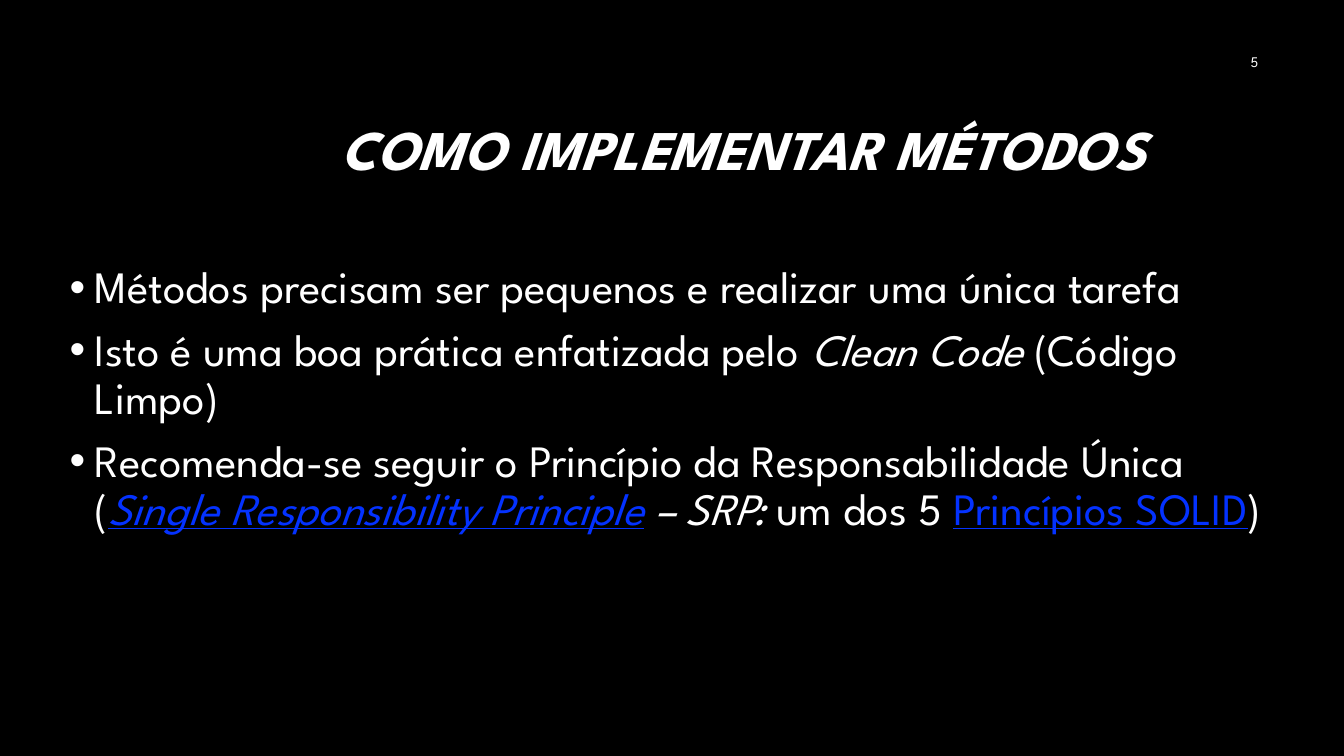
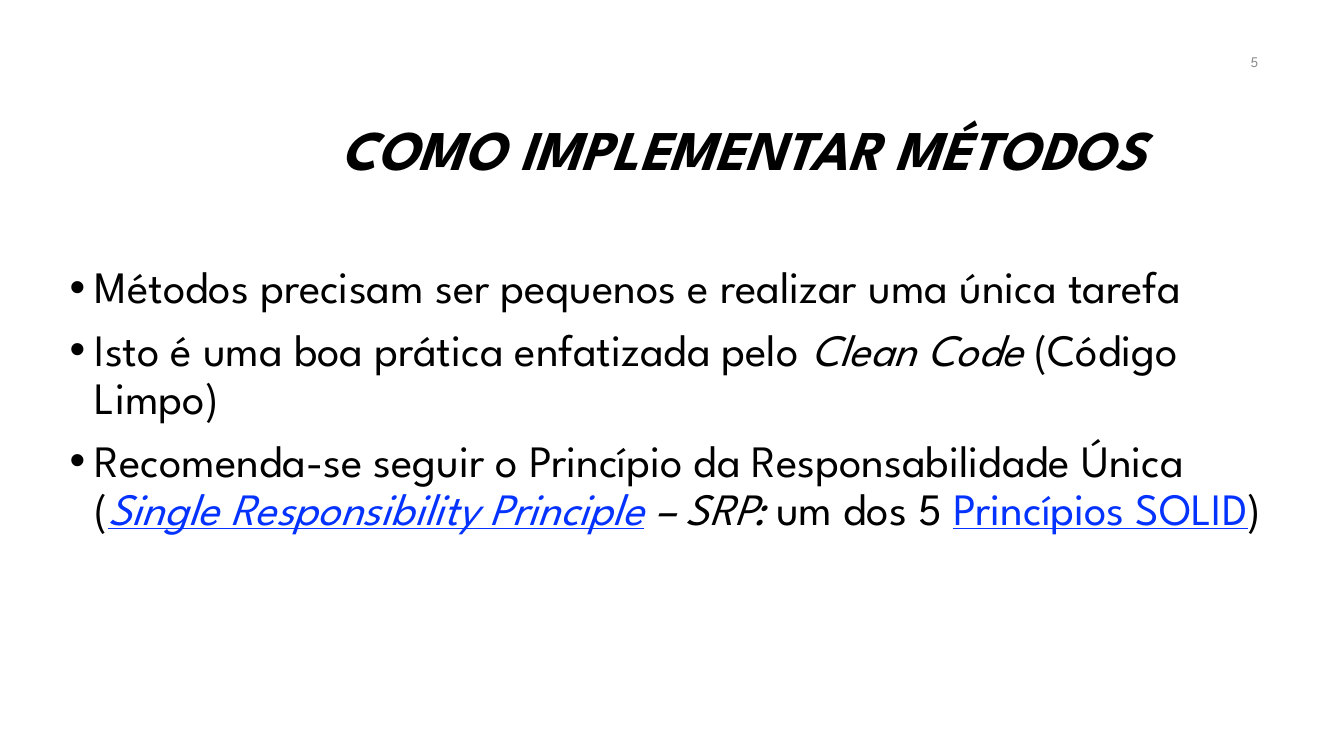
Before and after one commit to iftopalmas/testes-de-software, a slide deck: slide 5 of projects/01-introducao-tdd/tdd.pptx. Drawn at 1344x756 pixels with LibreOffice and Linux fonts; fonts in the diff are those of the drawing; background and template pictures are left out. Boxes give left, top, right and bottom in pixels: in the first picture for what was removed or moved away, otherwise in the second. Text is boxed around its words. In the diff, an @@ line names an element or a change of style, - is before the commit and + after.

```diff
--- a/projects/01-introducao-tdd/tdd.pptx
+++ b/projects/01-introducao-tdd/tdd.pptx
@@ background #000000 to #FFFFFF @@
@@ page number at bbox=[1251, 57, 1259, 67]: text colour #FFFFFF to #8C8C8C @@
@@ title "COMO IMPLEMENTAR MÉTODOS" at bbox=[340, 120, 1146, 171]: text colour #FFFFFF to #000000 @@
@@ text "Métodos precisam ser pequenos e ..." at bbox=[95, 271, 1262, 535]: text colour #FFFFFF to #000000 in "Métodos precisam ser pequenos e realizar uma ...", "Isto é uma boa prática enfatizada pelo ...", "Recomenda-se seguir o Princípio da Responsabilidade Única ..." @@
```
Also in this commit, not shown: 31 other slides changed, 1 slide added, 1 other file.
